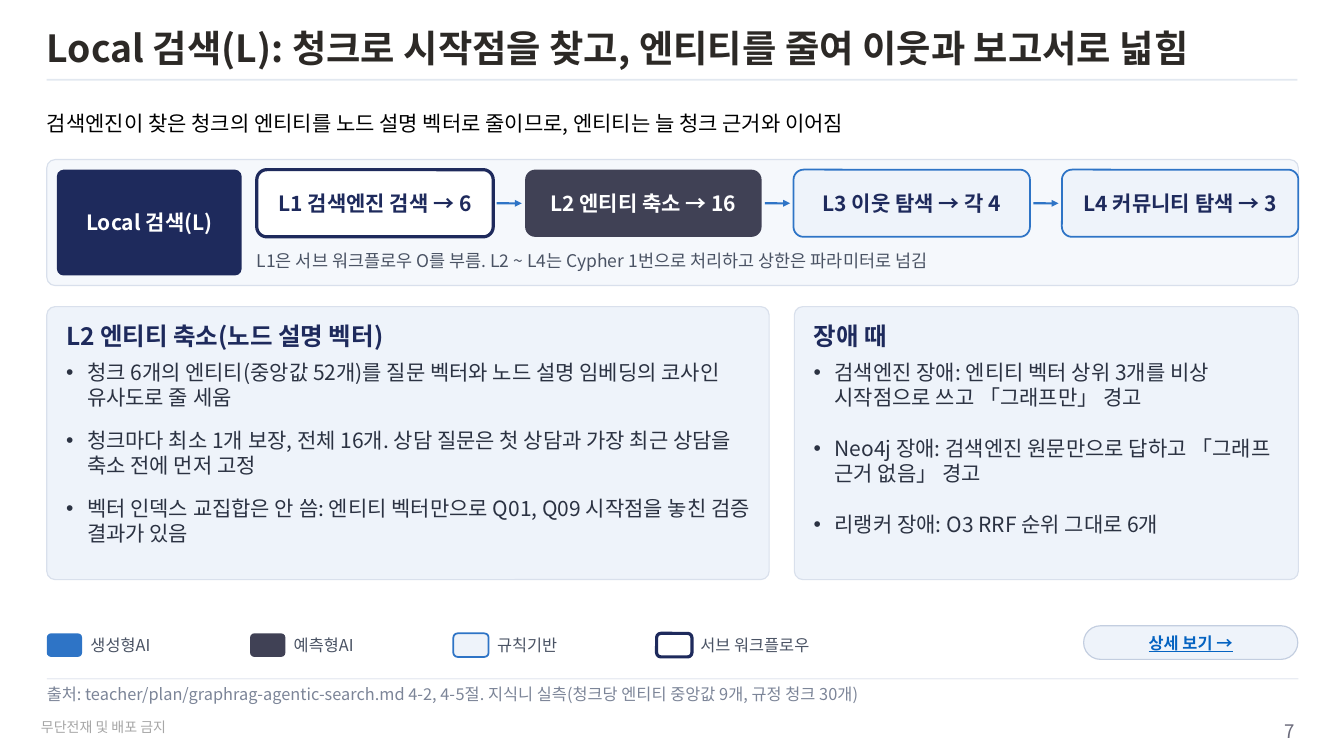
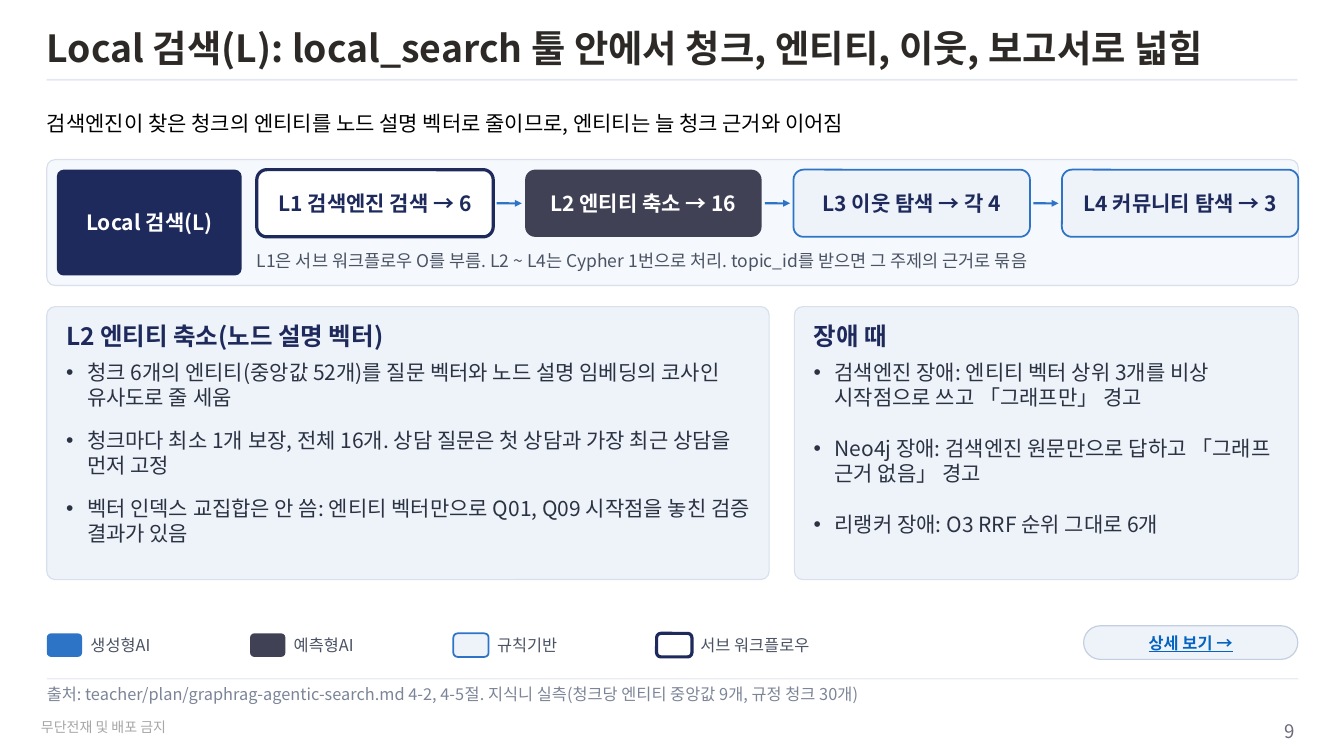
Before and after one commit to unicorn-campus/hybrid-ai, a slide deck: slide 9 of teacher/plan/graphrag-agentic-search.pptx (slide 7 before the commit). Drawn at 1344x756 pixels with LibreOffice and Linux fonts; fonts in the diff are those of the drawing. Boxes give left, top, right and bottom in pixels: in the first picture for what was removed or moved away, otherwise in the second. Text is boxed around its words. In the diff, an @@ line names an element or a change of style, - is before the commit and + after.

```diff
--- a/teacher/plan/graphrag-agentic-search.pptx
+++ b/teacher/plan/graphrag-agentic-search.pptx
@@ title at box(47, 30, 1203, 70): text changed @@
-Local 검색(L): 청크로 시작점을 찾고, 엔티티를 줄여 이웃과 보고서로 넓힘
+Local 검색(L): local_search 툴 안에서 청크, 엔티티, 이웃, 보고서로 넓힘
@@ text at box(257, 252, 1027, 271): text changed @@
-L1은 서브 워크플로우 O를 부름. L2 ~ L4는 Cypher 1번으로 처리하고 상한은 파라미터로 넘김
+L1은 서브 워크플로우 O를 부름. L2 ~ L4는 Cypher 1번으로 처리. topic_id를 받으면 그 주제의 근거로 묶음
@@ text in rounded rectangle at box(87, 430, 731, 475): text changed @@
-• 청크마다 최소 1개 보장, 전체 16개. 상담 질문은 첫 상담과 가장 최근 상담을 축소 전에 먼저 고정
+• 청크마다 최소 1개 보장, 전체 16개. 상담 질문은 첫 상담과 가장 최근 상담을 먼저 고정
@@ page number at box(1284, 724, 1294, 738): text changed @@
-7
+9
```
Also in this commit, not shown: 8 other slides changed, 4 slides added, 2 slides removed, 3 other files.
